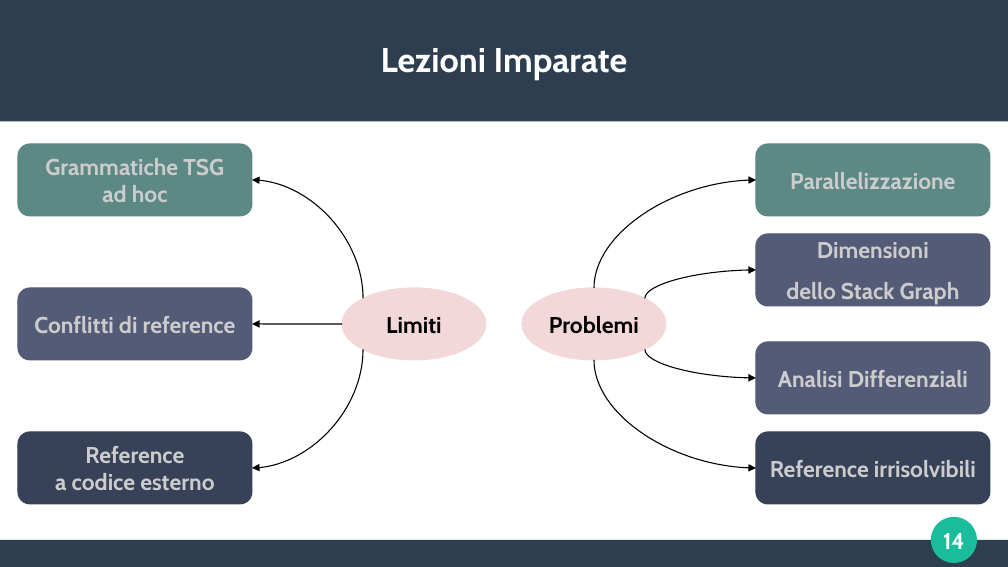
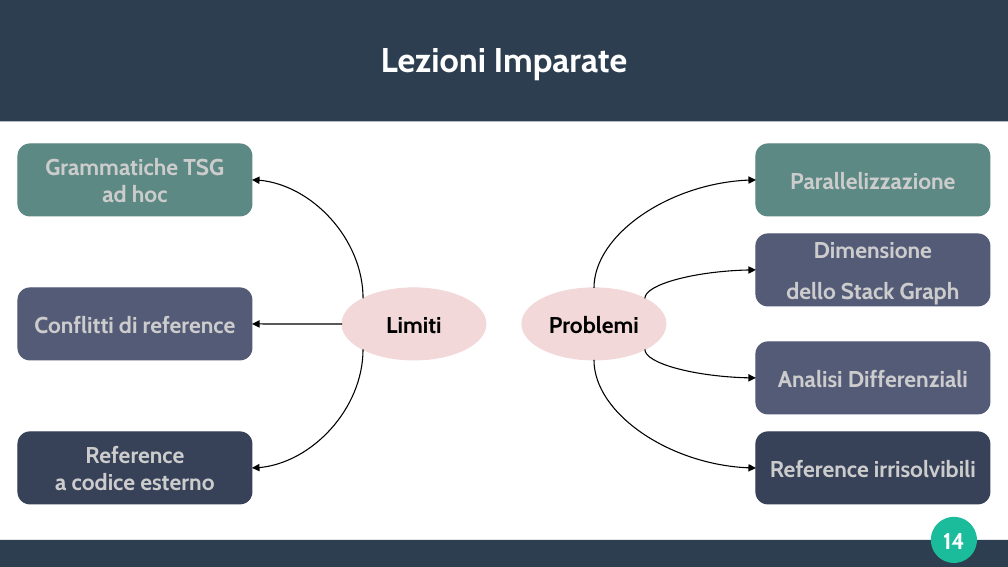
Before and after one commit to frefolli/skullian-thesis, a slide deck: slide 14 of slides.odp. Drawn at 1008x567 pixels with LibreOffice and Linux fonts; fonts in the diff are those of the drawing. Boxes give left, top, right and bottom in pixels: in the first picture for what was removed or moved away, otherwise in the second. Text is boxed around its words. In the diff, an @@ line names an element or a change of style, - is before the commit and + after.

```diff
--- a/slides.odp
+++ b/slides.odp
@@ text in rounded rectangle at <box>814,242,932,258</box>: text changed @@
-Dimensioni
+Dimensione
```
Also in this commit, not shown: 1 other file.
